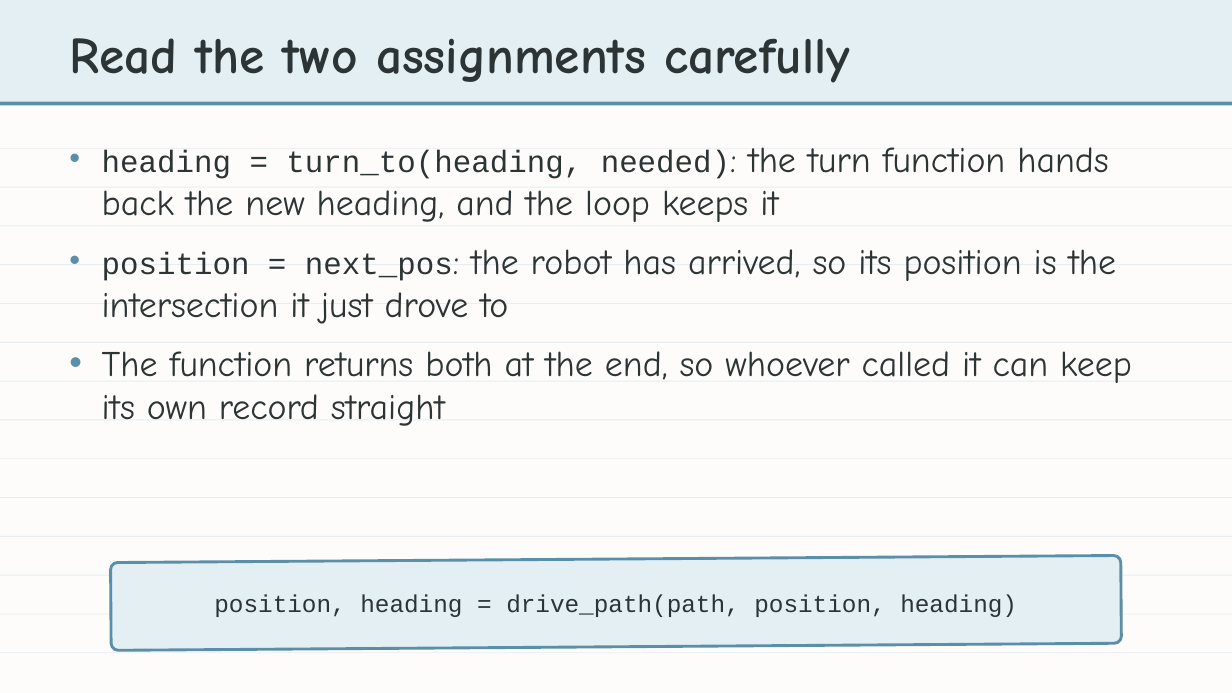
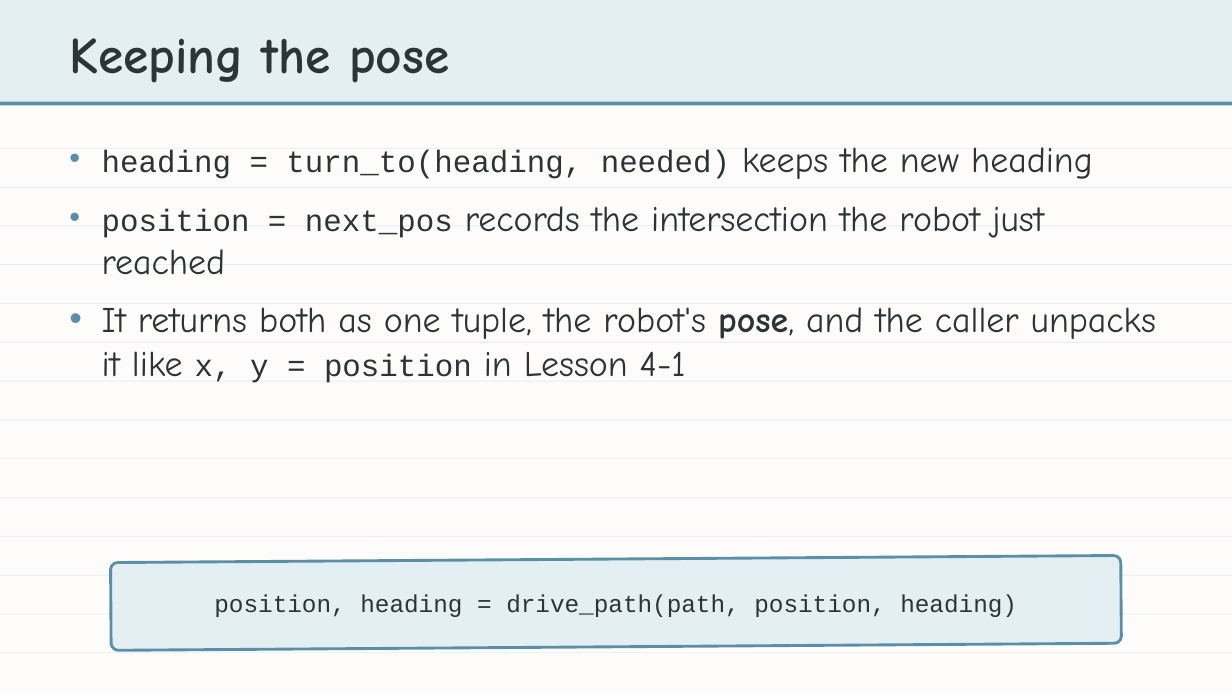
Before and after one commit to bradamiller/LearningPython, a slide deck: slide 9 of static/slides/module-04-manhattan/module-4-lesson-06-driving-the-path.pptx (slide 11 before the commit). Drawn at 1232x693 pixels with LibreOffice and Linux fonts; fonts in the diff are those of the drawing. Boxes give left, top, right and bottom in pixels: in the first picture for what was removed or moved away, otherwise in the second. Text is boxed around its words. In the diff, an @@ line names an element or a change of style, - is before the commit and + after.

```diff
--- a/static/slides/module-04-manhattan/module-4-lesson-06-driving-the-path.pptx
+++ b/static/slides/module-04-manhattan/module-4-lesson-06-driving-the-path.pptx
@@ text at [69, 38, 449, 83]: text changed @@
-Read the two assignments carefully
+Keeping the pose
@@ text at [102, 147, 1156, 383]: text changed @@
-• heading = turn_to(heading, needed): the turn function hands back the new heading, and the loop keeps it
-• position = next_pos: the robot has arrived, so its position is the intersection it just drove to
-• The function returns both at the end, so whoever called it can keep its own record straight
+• heading = turn_to(heading, needed) keeps the new heading
+• position = next_pos records the intersection the robot just reached
+• It returns both as one tuple, the robot's pose, and the caller unpacks it like x, y = position in Lesson 4-1
```
Also in this commit, not shown: 4 other slides changed, 7 slides removed, 7 other files.
